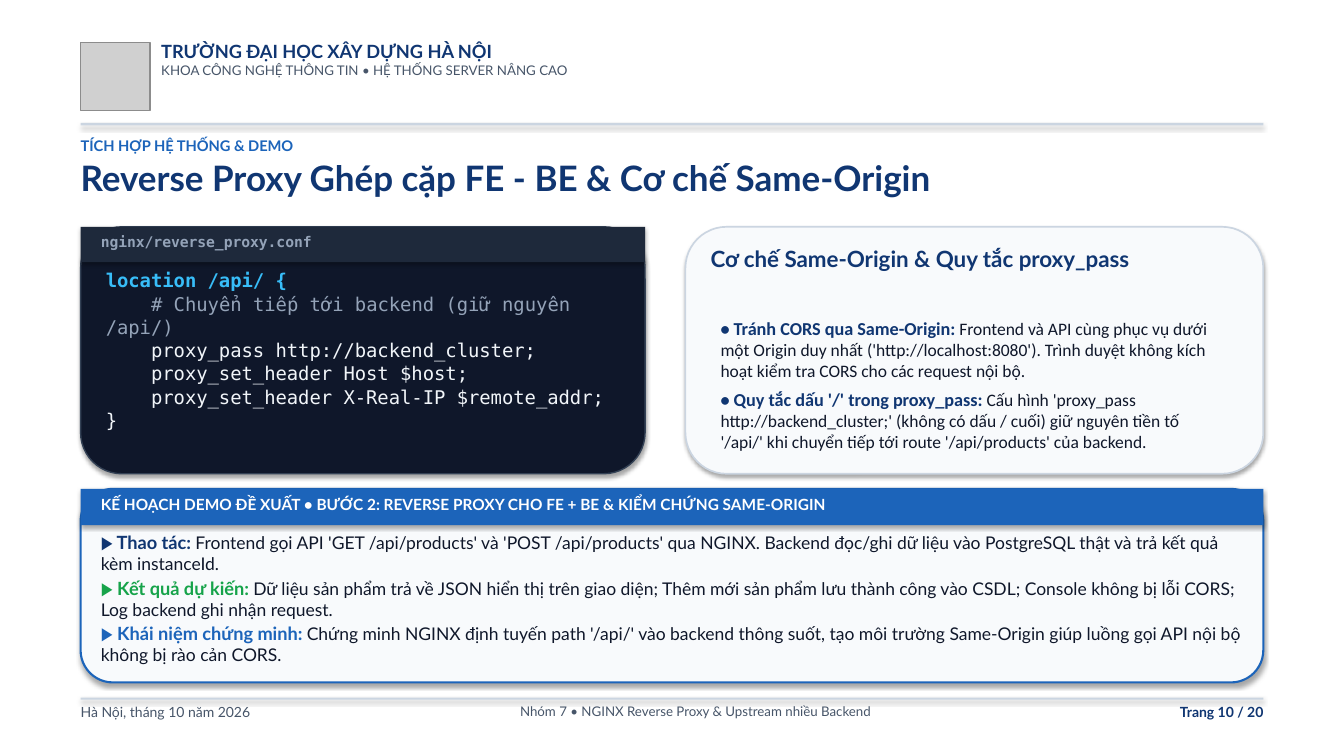
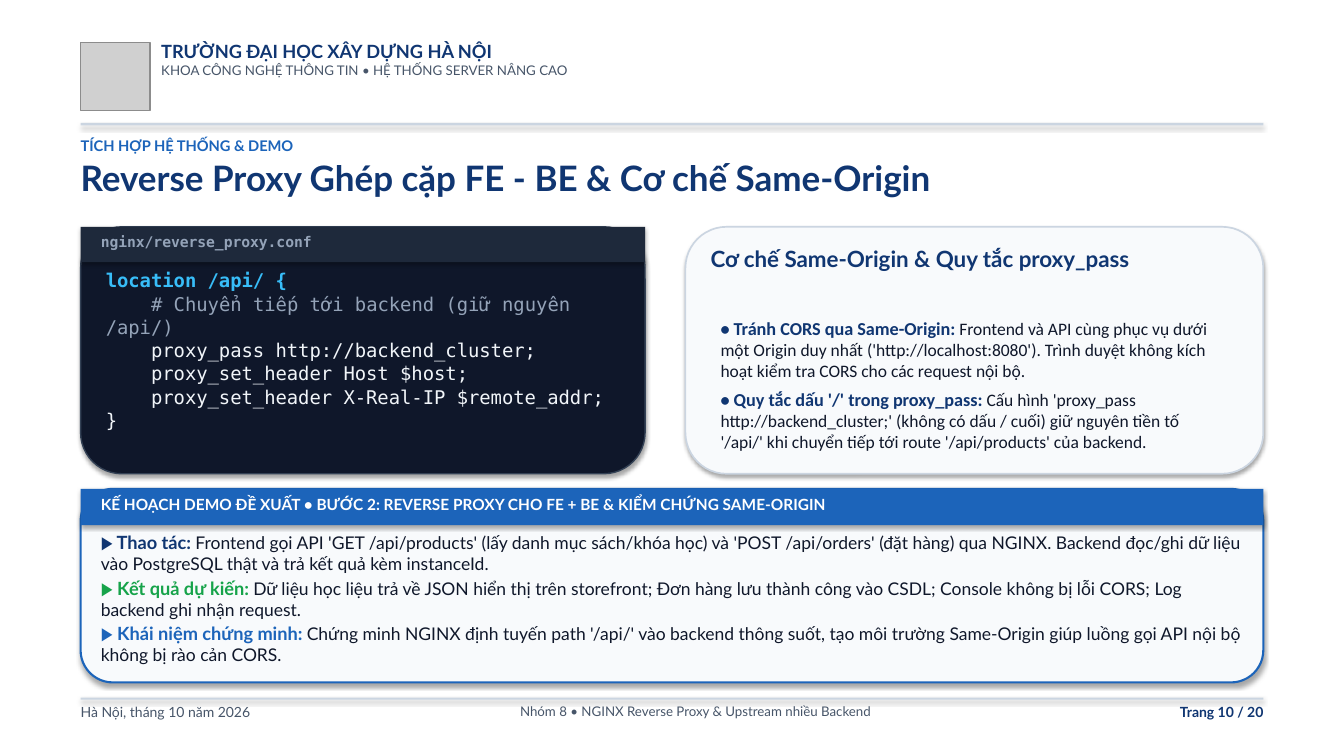
Before and after one commit to nguyentatmanh/Cau-hinh-NGINX-Reverse_Proxy-Upstream-nhieu-backend, a slide deck: slide 10 of NGINX_Buoi_8_Nhom_7.pptx. Drawn at 1344x756 pixels with LibreOffice and Linux fonts; fonts in the diff are those of the drawing; grey boxes stand for pictures. Boxes give left, top, right and bottom in pixels: in the first picture for what was removed or moved away, otherwise in the second. Text is boxed around its words. In the diff, an @@ line names an element or a change of style, - is before the commit and + after.

Commit message:
docs: cập nhật tài liệu hướng dẫn và tái tạo bài thuyết trình Nhóm 8 HUCE

```diff
--- a/NGINX_Buoi_8_Nhom_7.pptx
+++ b/NGINX_Buoi_8_Nhom_7.pptx
@@ text at bbox=[101, 535, 1240, 619]: text changed @@
-▶ Thao tác: Frontend gọi API 'GET /api/products' và 'POST /api/products' qua NGINX. Backend đọc/ghi dữ liệu vào PostgreSQL thật và trả kết quả kèm instanceId.
-▶ Kết quả dự kiến: Dữ liệu sản phẩm trả về JSON hiển thị trên giao diện; Thêm mới sản phẩm lưu thành công vào CSDL; Console không bị lỗi CORS; Log backend ghi nhận request.
+▶ Thao tác: Frontend gọi API 'GET /api/products' (lấy danh mục sách/khóa học) và 'POST /api/orders' (đặt hàng) qua NGINX. Backend đọc/ghi dữ liệu vào PostgreSQL thật và trả kết quả kèm instanceId.
+▶ Kết quả dự kiến: Dữ liệu học liệu trả về JSON hiển thị trên storefront; Đơn hàng lưu thành công vào CSDL; Console không bị lỗi CORS; Log backend ghi nhận request.
@@ text at bbox=[520, 705, 871, 719]: text changed @@
-Nhóm 7 • NGINX Reverse Proxy & Upstream nhiều Backend
+Nhóm 8 • NGINX Reverse Proxy & Upstream nhiều Backend
```
Also in this commit, not shown: 19 other slides changed, 4 other files.
